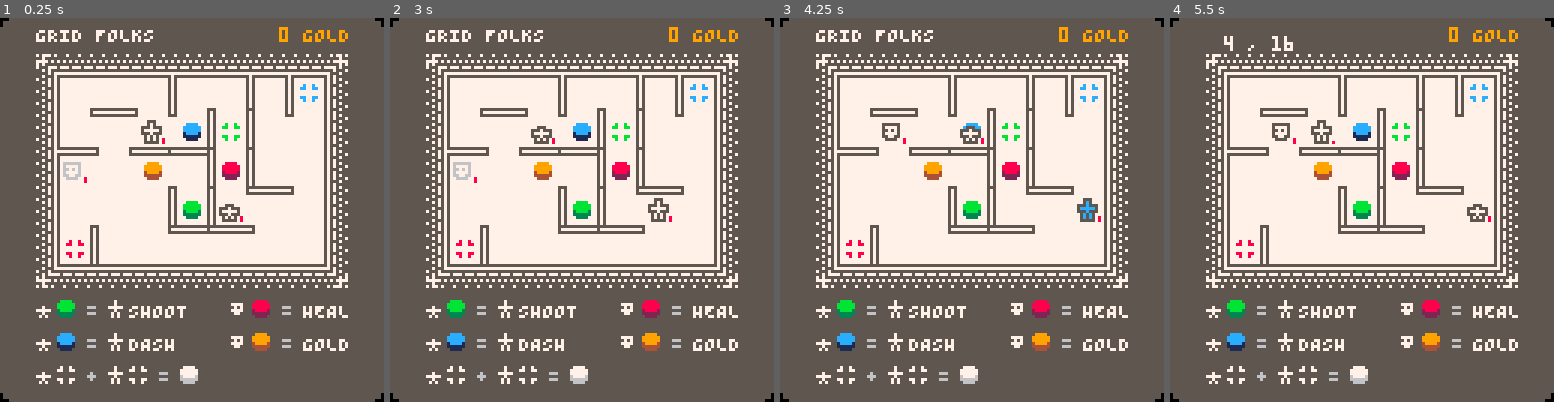
Above: before the commit, frames 1-4 (left to right).
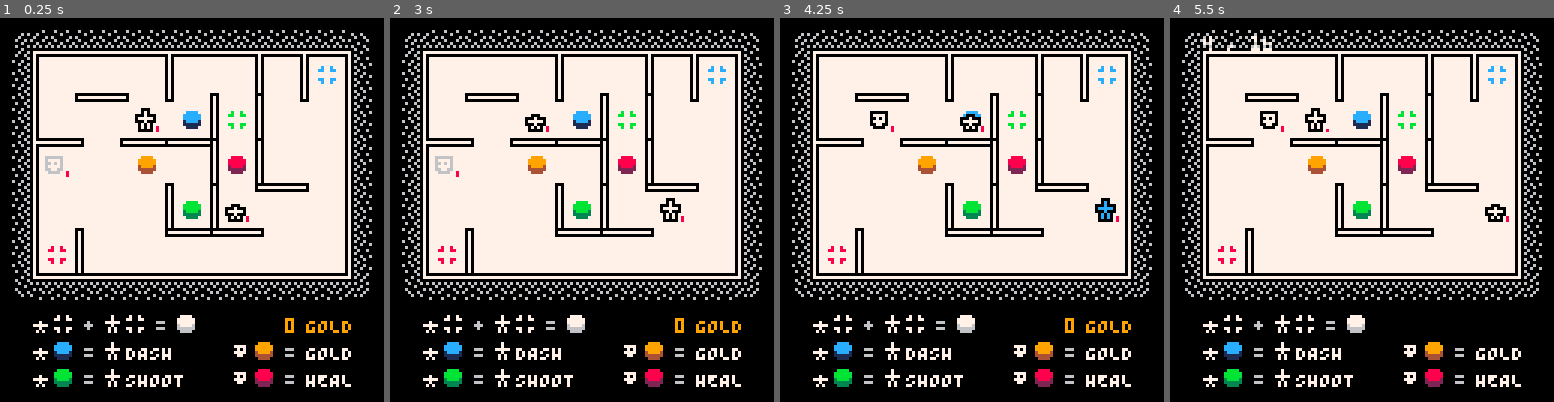
Above: after the commit, the same moments.

Repository: taylordolan/grid-folks
Game: PICO-8 cartridge grid_folks.p8
The game is run twice, just before and just after one commit, with the same random seed, the same clock (stepped at 60 frames per second) and the same inputs.
Inputs:
- Up to frame 1 (0.25 s): no input
- Up to frame 2 (3 s): tap O (Z key) at 0.33, 0.7, 1.43, 2.22 s; tap X (X key) at 1.07, 2.07, 2.4, 2.73 s; hold Left 1.97-2.37 s; hold Down 2.42-2.82 s; hold Right from 2.87 s (still down)
- Up to frame 3 (4.25 s): tap X (X key) every 0.33 s from 3.07 to 4.07 s; tap O (Z key) at 3.1, 3.98 s; release Right at 3.53 s; hold Up 3.58-4.08 s; hold Right from 4.13 s (still down)
- Up to frame 4 (5.5 s): tap X (X key) every 0.33 s from 4.4 to 5.4 s; release Right at 4.53 s; hold Down 4.58-5.08 s; tap O (Z key) at 4.87 s; hold Left from 5.13 s (still down)

The runs differ from the first frame. In frame 1, 70% of the frame differs, in the area x 0-100%, y 0-100%; in frame 2, 70%; in frame 3, 70%; in frame 4, 70%.

Commit message:
more graphics updates

Diff:
--- a/grid_folks.p8
+++ b/grid_folks.p8
@@ -47,21 +47,43 @@
     end
   end
 
+  -- colors dictionary
+  colors = {
+    black = 0,
+    navy = 1,
+    maroon = 2,
+    forest = 3,
+    brown = 4,
+    dark_gray = 5,
+    light_gray = 6,
+    white = 7,
+    red = 8,
+    orange = 9,
+    yellow = 10,
+    green = 11,
+    blue = 12,
+    purple = 13,
+    pink = 14,
+    tan = 15,
+  }
+
   -- graphics stuff that needs to be global
   screen_size = 128
   sprite_size = 8
-  margin = 5
+  margin = 7
   tile_size = sprite_size + margin
   total_sprites_width = sprite_size * cols
   total_margins_width = margin * (cols - 1)
   total_map_width = total_sprites_width + total_margins_width
   padding_left = flr((screen_size - total_map_width) / 2)
   -- padding_top = flr((screen_size - total_map_height) / 2)
-  padding_top = 21
+  padding_top = 15
   transition_frames = 4
   shot_points = {}
   shot_direction = {}
   shot_duration = 0
+  frame_color = 0
+  set_frame_color()
 
   -- sounds dictionary
   sounds = {
@@ -99,26 +121,6 @@
     exit = 028,
   }
 
-  -- colors dictionary
-  colors = {
-    black = 0,
-    navy = 1,
-    maroon = 2,
-    forest = 3,
-    brown = 4,
-    dark_gray = 5,
-    light_gray = 6,
-    white = 7,
-    red = 8,
-    orange = 9,
-    yellow = 10,
-    green = 11,
-    blue = 12,
-    purple = 13,
-    pink = 14,
-    tan = 15,
-  }
-
   -- some game state
   score = 0
   turns = 0
@@ -186,6 +188,20 @@
 
   -- start the music!
   music(sounds.music)
+end
+
+function set_frame_color()
+  local options = {
+    -- colors.green,
+    -- colors.orange,
+    -- colors.yellow,
+    -- colors.pink,
+    colors.tan,
+    colors.light_gray,
+  }
+  del(options, frame_color)
+  local index = flr(rnd(#options)) + 1
+  frame_color = options[index]
 end
 
 function get_spawn_rate()
@@ -296,6 +312,7 @@
       add_button()
       refresh_pads()
       refresh_walls()
+      set_frame_color()
     end
     -- hatch_eggs()
     for next in all(enemies) do
@@ -407,42 +424,12 @@
   thing.td = transition_delay
 end
 
--- function is_transitioning()
---   local transitioning = false
---   for next in all(actors) do
---     if #next.t > 0 then
---       transitioning = true
---     end
---   end
---   return transitioning
--- end
-
--- function is_transitioning_heroes()
---   local transitioning = false
---   for next in all(heroes) do
---     if #next.t > 0 then
---       transitioning = true
---     end
---   end
---   return transitioning
--- end
-
--- function is_transitioning_enemies()
---   local transitioning = false
---   for next in all(enemies) do
---     if #next.t > 0 then
---       transitioning = true
---     end
---   end
---   return transitioning
--- end
-
 function _draw()
 
 	cls()
   -- rectfill(1,1,120,120,colors.light_gray)
   local text_color = colors.white
-  local bg_color = colors.dark_gray
+  local bg_color = colors.black
   local wall_color = colors.white
   local floor_color = colors.white
 
@@ -512,10 +499,14 @@
   end
 
   function draw_score()
-    local text = score.. " gold"
-    print(smallcaps(text), 128 - (#text * 4) - 11, 3, 09)
+    -- local foo = "(z): how to"
+    -- print(foo, 12, 106, colors.white)
     if not debug_mode then
-      print(smallcaps("grid folks"), padding_left - 9, 3, 07)
+      -- local text = score.. " gold"
+      print(smallcaps("gold"), 102, 100, 09)
+      local text = score.. ""
+      print(score, 99 - #text * 4, 100, 09)
+      -- print(smallcaps("grid folks"), padding_left - 9, 3, 07)
     else
       local spawn_rate = get_spawn_rate()
       print(smallcaps(turns .." , " ..spawn_rate), padding_left - ceil(margin / 2), 06, 07)
@@ -523,50 +514,12 @@
   end
 
   function draw_instructions()
-    draw_button_instructions()
-  end
-
-  function draw_intro_instructions()
-    palt(0, false)
-    palt(15, true)
-    local x_pos = padding_left - ceil(margin / 2) + 26
-    local y_pos = 90
-    local line_height = 11
-    print(smallcaps("\151"), x_pos, y_pos)
-    print(smallcaps("to switch"), x_pos + 12, y_pos)
-    spr(sprites.hero, x_pos + 51, y_pos - 2)
-    spr(sprites.hero + 1, x_pos + 59, y_pos - 2)
-    y_pos += line_height
-
-    print(smallcaps("bump"), x_pos, y_pos)
-    spr(sprites.enemy, x_pos + 19, y_pos - 1)
-    print(smallcaps("to attack"), x_pos + 29, y_pos)
-    palt()
-  end
-
-  function draw_button_instructions()
     palt(0, false)
     palt(15, true)
     pal(colors.black, bg_color)
-    local x_pos = padding_left - 10
-    local y_pos = 95
-    local line_height = 11
-
-    -- shoot
-    spr(sprites.hero, x_pos, y_pos - 2)
-    spr(sprites.button_shoot, x_pos + 7, y_pos - 2)
-    print("=", x_pos + 18, y_pos, 06)
-    spr(sprites.hero + 1, x_pos + 24, y_pos - 2)
-    print(smallcaps("shoot"), x_pos + 32, y_pos, text_color)
-    y_pos += line_height
-
-    -- dash
-    spr(sprites.hero, x_pos, y_pos - 2)
-    spr(sprites.button_dash, x_pos + 7, y_pos - 2)
-    print("=", x_pos + 18, y_pos, 06)
-    spr(sprites.hero + 1, x_pos + 24, y_pos - 2)
-    print(smallcaps("dash"), x_pos + 32, y_pos, text_color)
-    y_pos += line_height
+    local x_pos = padding_left - 5
+    local y_pos = 100
+    local line_height = 9
 
     -- advance
     spr(sprites.hero, x_pos, y_pos - 2)
@@ -576,23 +529,38 @@
     spr(011, x_pos + 31, y_pos - 2)
     print("=", x_pos + 42, y_pos, 06)
     spr(012, x_pos + 48, y_pos - 2)
-
-    x_pos += 65
+    y_pos += line_height
+
+    -- dash
+    spr(sprites.hero, x_pos, y_pos - 2)
+    spr(sprites.button_dash, x_pos + 7, y_pos - 2)
+    print("=", x_pos + 18, y_pos, 06)
+    spr(sprites.hero + 1, x_pos + 24, y_pos - 2)
+    print(smallcaps("dash"), x_pos + 32, y_pos, text_color)
+    y_pos += line_height
+
+    -- shoot
+    spr(sprites.hero, x_pos, y_pos - 2)
+    spr(sprites.button_shoot, x_pos + 7, y_pos - 2)
+    print("=", x_pos + 18, y_pos, 06)
+    spr(sprites.hero + 1, x_pos + 24, y_pos - 2)
+    print(smallcaps("shoot"), x_pos + 32, y_pos, text_color)
+
+    x_pos += 67
     y_pos -= line_height
-    y_pos -= line_height
+
+    -- gold
+    spr(sprites.enemy, x_pos, y_pos - 2)
+    spr(sprites.button_score, x_pos + 7, y_pos - 2)
+    print("=", x_pos + 18, y_pos, 06)
+    print(smallcaps("gold"), x_pos + 25, y_pos, text_color)
+    y_pos += line_height
 
     -- health
     spr(sprites.enemy, x_pos, y_pos - 2)
     spr(sprites.button_health, x_pos + 7, y_pos - 2)
     print("=", x_pos + 18, y_pos, 06)
     print(smallcaps("heal"), x_pos + 25, y_pos, text_color)
-    y_pos += line_height
-
-    -- gold
-    spr(sprites.enemy, x_pos, y_pos - 2)
-    spr(sprites.button_score, x_pos + 7, y_pos - 2)
-    print("=", x_pos + 18, y_pos, 06)
-    print(smallcaps("gold"), x_pos + 25, y_pos, text_color)
 
     palt()
   end
@@ -704,68 +672,82 @@
   end
 
   pal(colors.white, wall_color)
+  pal(colors.light_gray, frame_color)
+
+  rect(rect_origin[1], rect_origin[2], rect_opposite[1], rect_opposite[2], bg_color)
 
   -- left
-  spr(49, 12, 19)
-  spr(49, 12, 27)
-  spr(49, 12, 35)
-  spr(49, 12, 43)
-  spr(49, 12, 51)
-  spr(49, 12, 59)
-  spr(49, 12, 67)
-  spr(49, 12, 75)
+  spr(52, 4, 19 - 6)
+  spr(52, 4, 27 - 6)
+  spr(52, 4, 35 - 6)
+  spr(52, 4, 43 - 6)
+  spr(52, 4, 51 - 6)
+  spr(52, 4, 59 - 6)
+  spr(52, 4, 67 - 6)
+  spr(52, 4, 75 - 6)
+  spr(52, 4, 83 - 6)
+  -- spr(49, 5, 91 - 8)
 
   -- top left
-  spr(50, 12, 12)
+  -- pal(colors.pink, colors.light_gray)
+  spr(50, 4, 5)
+  spr(50, 116, 85, 1, 1, true, true)
 
   -- top
-  spr(51, 19 + 1, 12)
-  spr(51, 27 + 1, 12)
-  spr(51, 35 + 1, 12)
-  spr(51, 43 + 1, 12)
-  spr(51, 51 + 1, 12)
-  spr(51, 59 + 1, 12)
-  spr(51, 67 + 1, 12)
-  spr(51, 75 + 1, 12)
-  spr(51, 83 + 1, 12)
-  spr(51, 91 + 1, 12)
-  spr(51, 99 + 1, 12)
-
-  -- bottom left
-  spr(53, 12, 82)
+  spr(51, 19 - 7, 4, 1, 1, false, false)
+  spr(51, 27 - 7, 4, 1, 1, false, false)
+  spr(51, 35 - 7, 4, 1, 1, false, false)
+  spr(51, 43 - 7, 4, 1, 1, false, false)
+  spr(51, 51 - 7, 4, 1, 1, false, false)
+  spr(51, 59 - 7, 4, 1, 1, false, false)
+  spr(51, 67 - 7, 4, 1, 1, false, false)
+  spr(51, 75 - 7, 4, 1, 1, false, false)
+  spr(51, 83 - 7, 4, 1, 1, false, false)
+  spr(51, 91 - 7, 4, 1, 1, false, false)
+  spr(51, 99 - 7, 4, 1, 1, false, false)
+  spr(51, 107 - 7, 4, 1, 1, false, false)
+  spr(51, 115 - 7, 4, 1, 1, false, false)
+
+  -- -- bottom left
+  -- spr(53, 12, 82)
 
   -- bottom
-  spr(52, 20, 82)
-  spr(52, 28, 82)
-  spr(52, 36, 82)
-  spr(52, 44, 82)
-  spr(52, 52, 82)
-  spr(52, 60, 82)
-  spr(52, 68, 82)
-  spr(52, 76, 82)
-  spr(52, 84, 82)
-  spr(52, 92, 82)
-  spr(52, 100, 82)
+  spr(51, 20 - 8, 82 + 4, 1, 1, true, true)
+  spr(51, 28 - 8, 82 + 4, 1, 1, true, true)
+  spr(51, 36 - 8, 82 + 4, 1, 1, true, true)
+  spr(51, 44 - 8, 82 + 4, 1, 1, true, true)
+  spr(51, 52 - 8, 82 + 4, 1, 1, true, true)
+  spr(51, 60 - 8, 82 + 4, 1, 1, true, true)
+  spr(51, 68 - 8, 82 + 4, 1, 1, true, true)
+  spr(51, 76 - 8, 82 + 4, 1, 1, true, true)
+  spr(51, 84 - 8, 82 + 4, 1, 1, true, true)
+  spr(51, 92 - 8, 82 + 4, 1, 1, true, true)
+  spr(51, 100 - 8, 82 + 4, 1, 1, true, true)
+  spr(51, 108 - 8, 82 + 4, 1, 1, true, true)
+  spr(51, 116 - 8, 82 + 4, 1, 1, true, true)
 
   -- right
-  spr(54, 108, 19)
-  spr(54, 108, 27)
-  spr(54, 108, 35)
-  spr(54, 108, 43)
-  spr(54, 108, 51)
-  spr(54, 108, 59)
-  spr(54, 108, 67)
-  spr(54, 108, 75)
+  spr(52, 116, 19 - 6, 1, 1, true, true)
+  spr(52, 116, 27 - 6, 1, 1, true, true)
+  spr(52, 116, 35 - 6, 1, 1, true, true)
+  spr(52, 116, 43 - 6, 1, 1, true, true)
+  spr(52, 116, 51 - 6, 1, 1, true, true)
+  spr(52, 116, 59 - 6, 1, 1, true, true)
+  spr(52, 116, 67 - 6, 1, 1, true, true)
+  spr(52, 116, 75 - 6, 1, 1, true, true)
+  spr(52, 116, 83 - 6, 1, 1, true, true)
+
+  -- top right
+  spr(57, 116, 5, 1, 1, true, false)
 
   -- bottom right
-  spr(55, 108, 82)
-
-  -- top right
-  spr(56, 108, 12)
+  spr(57, 4, 85, 1, 1, false, true)
 
   pal()
 
-  rect(rect_origin[1], rect_origin[2], rect_opposite[1], rect_opposite[2], wall_color)
+  -- rect(rect_origin[1], rect_origin[2], rect_opposite[1], rect_opposite[2], bg_color)
+
+  -- rect(0, 0, 4, 4, colors.blue)
 
   if game_won then
     local msg = "escaped!"
Not shown, changed: 18 lines of the sprite sheet (__gfx__) section of grid_folks.p8
